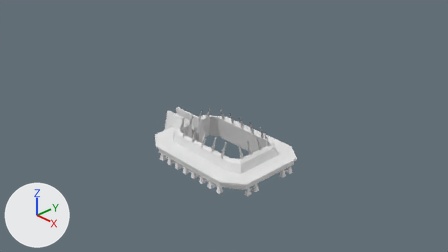
An edit to the Blender file raptor pen.blend, drawn before and after from the same camera.
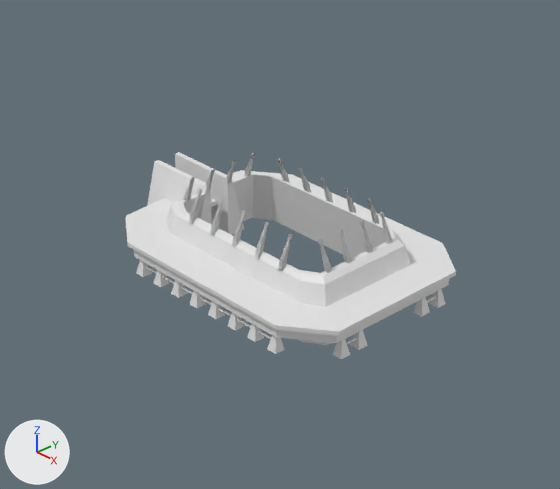
Each version appears first from the file's camera 'Camera', and next in a close-up on the part from 23% to 76% of the width and 17% to 100% of the height. Lighting does not change. The marker at lower left points along +X, +Y and +Z.

The scene before the commit, as lines of its bpy script (objects in view):
```python
me_cube = bpy.data.meshes.new('Cube')
me_cube.from_pydata(...)  # 54 vertices, 46 faces; spans x -1.29..1.23, y -0.9..0.0, z -0.18..0.3
me_cube.materials.append(mat_material)  # white #e7e7e7
me_cube_002 = bpy.data.meshes.new('Cube.002')
me_cube_002.from_pydata(...)  # 24 vertices, 20 faces; spans x -1.24..1.19, y -0.87..0.0, z -0.04..0.06
me_cube_002.materials.append(mat_material)  # white #e7e7e7
me_cube_005 = bpy.data.meshes.new('Cube.005')
me_cube_005.from_pydata(...)  # 8 vertices, 6 faces; spans x 1.1108..1.202, y -0.48..-0.3888, z -0.7568..-0.6108
ob_body = bpy.data.objects.new('body', me_cube)
ob_body.location = (0.0, 0.0, -0.578)
_m = ob_body.modifiers.new('Mirror', 'MIRROR')
_m.use_axis = (False, True, False)
ob_lower_body = bpy.data.objects.new('lower body', me_cube_002)
ob_lower_body.location = (0.0, 0.0, -0.578)
_m = ob_lower_body.modifiers.new('Mirror', 'MIRROR')
_m.use_axis = (False, True, False)
ob_y_axis_brick = bpy.data.objects.new('y-axis brick', me_cube_005)
ob_y_axis_brick.location = (0.0, -0.091, 0.0)
_m = ob_y_axis_brick.modifiers.new('Mirror', 'MIRROR')
_m.use_axis = (True, True, False)
_m = ob_y_axis_brick.modifiers.new('Array', 'ARRAY')
_m.relative_offset_displace = (0.0, 0.19, 0.0)
# also in view: 'spike' at (-0.01, 0.0, -0.19); 'wall' at (-1.13, 0.0, -0.49); 'x-axis brick' at (0.0, 0.0, -0.68); 'spike.001' at (0.0, 0.0, -0.19)
```
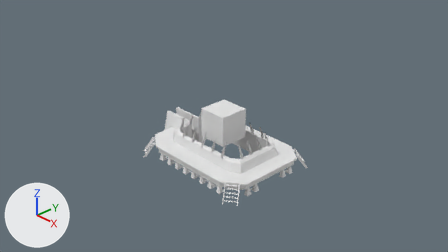
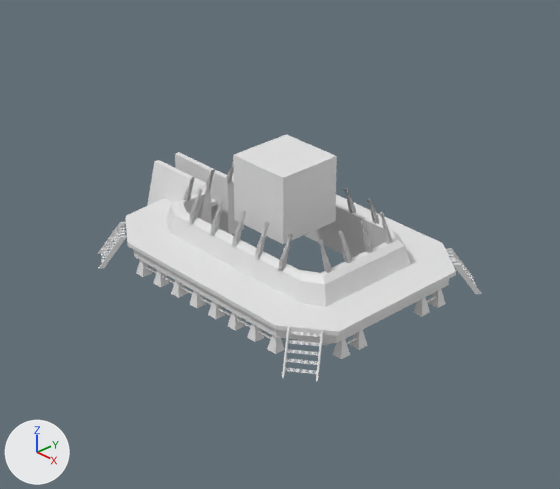
Changed parts and their boxes [x1, y1, x2, y2] in the close-ups (560 x 489 px):
'building', added: after [233, 134, 337, 244]
'stairs', added: after [284, 331, 321, 374]
'wood.002', added: after [98, 222, 127, 269]
'wood.003', added: after [446, 248, 482, 294]
'wood', added: after [282, 326, 324, 381]
'stairs.002', added: after [101, 225, 125, 261]
'stairs.003', added: after [447, 252, 477, 287]

The change, as a list of edits to the scene's bpy script:
```text
Add me_cube_012:
    me_cube_012.from_pydata([(-0.506, -1.435, -0.757), (-0.506, -1.237, -0.479), (-0.506, -1.484, -0.757), (-0.506, -1.288, -0.479), (-0.518, -1.435, -0.757), (-0.518, -1.237, -0.479), (-0.518, -1.484, -0.757), (-0.518, -1.288, -0.479)], [], [(0, 1, 3, 2), (2, 3, 7, 6), (6, 7, 5, 4), (4, 5, 1, 0), (2, 6, 4, 0), (7, 3, 1, 5)])
Add me_cube_009:
    me_cube_009.from_pydata([(0.271, -1.433, -0.757), (0.271, -1.236, -0.479), (0.271, -1.483, -0.757), (0.271, -1.287, -0.479), (0.259, -1.433, -0.757), (0.259, -1.236, -0.479), (0.259, -1.483, -0.757), (0.259, -1.287, -0.479)], [], [(0, 1, 3, 2), (2, 3, 7, 6), (6, 7, 5, 4), (4, 5, 1, 0), (2, 6, 4, 0), (7, 3, 1, 5)])
Add ob_stairs_003:
    ob_stairs_003 = bpy.data.objects.new('stairs.003', me_plane_004)  # 36 vertices, 25 faces; spans x -0.0877..-0.0477, y -1.4518..-1.4118, z -0.7164; modifiers WIREFRAME, ARRAY
    ob_stairs_003.location = (0.0, 0.0, 0.0)
    ob_stairs_003.rotation_euler = (0.0, 0.0, 2.512)  # degrees (0, 0, 144)
    ob_stairs_003.scale = (5.78, 1.0, 1.0)
Add ob_wood_003:
    ob_wood_003 = bpy.data.objects.new('wood.003', me_cube_012)  # modifiers ARRAY
    ob_wood_003.parent = ob_stairs_003
    ob_wood_003.location = (0.0, 0.0, 0.0)
    ob_wood_003.rotation_euler = (0.0, 0.0, -0.628)  # degrees (0, 0, -36)
Add ob_stairs_002:
    ob_stairs_002 = bpy.data.objects.new('stairs.002', me_plane_004.copy())  # modifiers WIREFRAME, ARRAY
    ob_stairs_002.location = (0.0, 0.0, 0.0)
    ob_stairs_002.rotation_euler = (0.0, 0.0, -0.628)  # degrees (0, 0, -36)
    ob_stairs_002.scale = (5.78, 1.0, 1.0)
Add ob_wood_002:
    ob_wood_002 = bpy.data.objects.new('wood.002', me_cube_012.copy())  # modifiers ARRAY
    ob_wood_002.parent = ob_stairs_002
    ob_wood_002.location = (0.0, 0.0, 0.0)
    ob_wood_002.rotation_euler = (0.0, 0.0, -0.628)  # degrees (0, 0, -36)
Add ob_stairs:
    ob_stairs = bpy.data.objects.new('stairs', me_plane)  # 36 vertices, 25 faces; spans x 0.0469..0.0869, y -1.4505..-1.4105, z -0.7164; modifiers WIREFRAME, ARRAY
    ob_stairs.location = (0.0, 0.0, 0.0)
    ob_stairs.rotation_euler = (0.0, 0.0, 0.628)  # degrees (0, 0, 36)
    ob_stairs.scale = (5.78, 1.0, 1.0)
Add ob_wood:
    ob_wood = bpy.data.objects.new('wood', me_cube_009)  # modifiers ARRAY
    ob_wood.parent = ob_stairs
    ob_wood.location = (0.0, 0.0, 0.0)
    ob_wood.rotation_euler = (0.0, 0.0, 0.628)  # degrees (0, 0, 36)
Add ob_building:
    ob_building = bpy.data.objects.new('building', me_cube_008)  # a box spanning x -0.281..0.281, y -0.281..0.281, z -0.281..0.281
    ob_building.location = (0.0, 0.0, 0.0)
```
